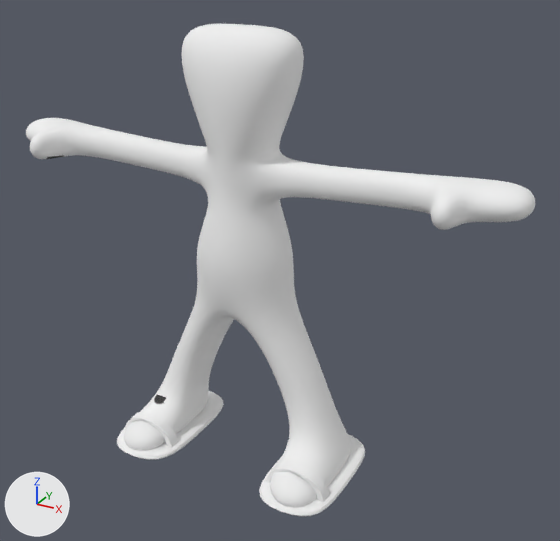
The Blender file godot/blend/smitty_simple.blend: old version first, new version second.
Camera for both pictures: a camera (50 mm lens) standing at (1.44, -2.34, 2.0) and looking at (0.15, 0.0, 0.83). The lights are fixed; the arrows at lower left show +X, +Y and +Z.

Names of what the first picture shows: 'Smitty'.
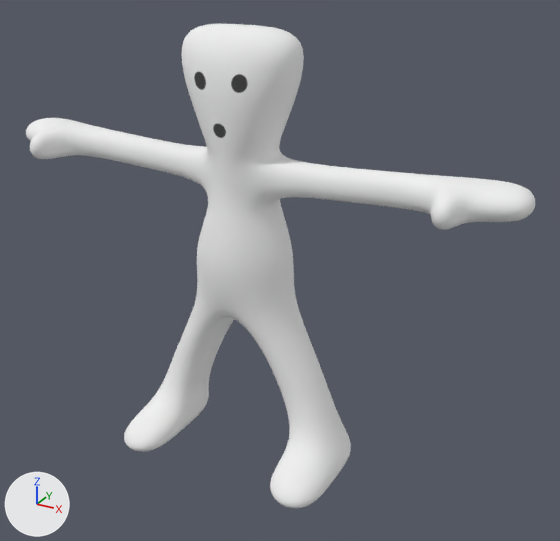
The change, as JSON lines over the scene's bpy script:
```json
{"block": "me_cube", "where": "# used by ob_smitty; location = (0.0, 0.0, 0.0); scale = (0.0969, 0.0969, 0.0969)"}
{"op": "remove", "block": "me_cube", "code": "me_cube.from_pydata(...)  # 7806 vertices, 7804 faces; spans x -10.7..10.7, y -3.6..2.1, z 0.1..17.6"}
{"op": "add", "block": "me_cube", "code": "me_cube.from_pydata(...)  # 7170 vertices, 7168 faces; spans x -10.7..10.7, y -3.5..1.6, z 0.2..17.6"}
{"block": "me_cube", "change": "me_cube part 1: the loose piece of 318 vertices spanning x -5.1..-2.0, y -3.6..2.1, z 0.1..1.6 is deleted"}
{"block": "me_cube", "change": "me_cube part 2: the loose piece of 318 vertices spanning x 2.0..5.2, y -3.6..2.1, z 0.1..1.6 is deleted"}
{"block": "me_cube", "change": "me_cube part 3: 7167 kept faces spanning x -10.7..10.7, y -3.5..1.6, z 0.2..17.6 get new texture (UV) coordinates"}
```

Changed parts and their boxes (x1, y1, x2, y2) in the pictures (560 x 541 px):
```json
{"object": "Smitty", "change": "reshaped", "before": [26, 24, 535, 516], "after": [26, 24, 535, 508]}
{"part": 1, "of": "me_cube", "change": "deleted", "before": [117, 391, 224, 460]}
{"part": 2, "of": "me_cube", "change": "deleted", "before": [259, 434, 365, 516]}
{"part": 3, "of": "me_cube", "change": "surface changed", "before": [44, 68, 351, 508], "after": [44, 68, 351, 508]}
```
